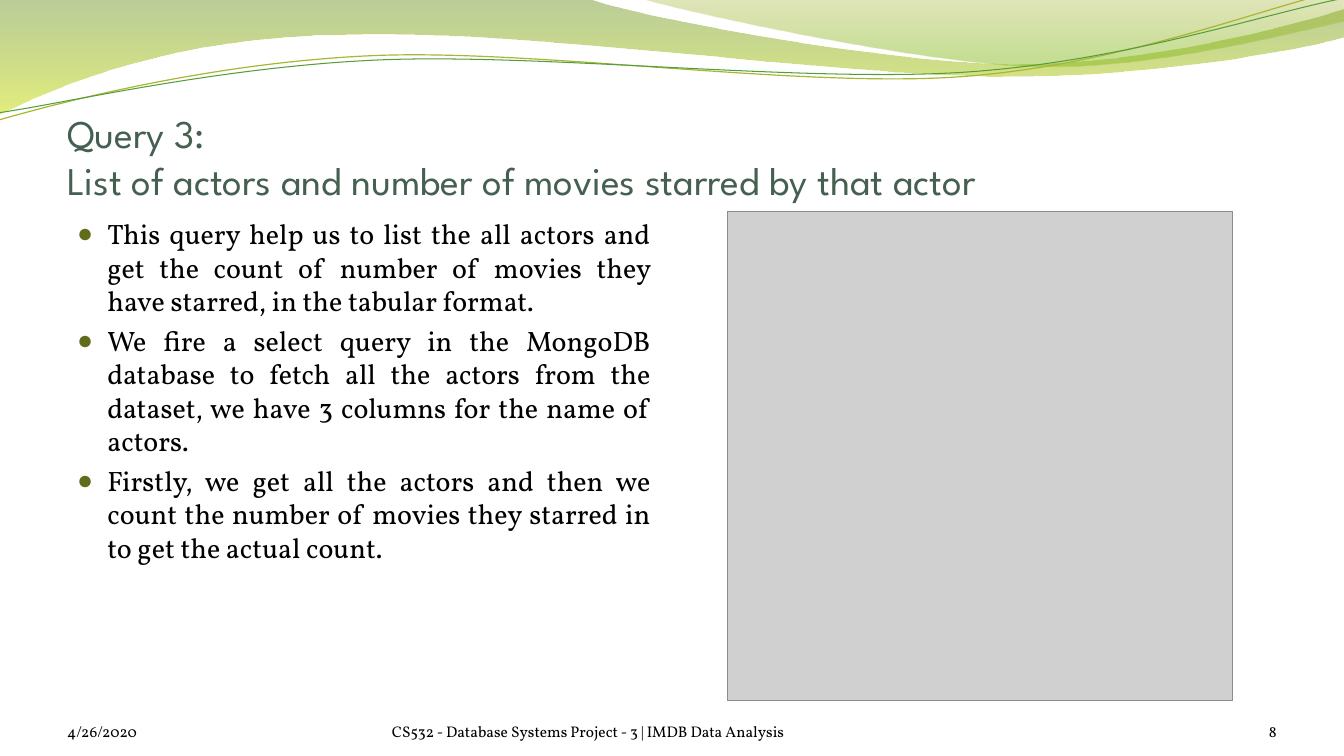
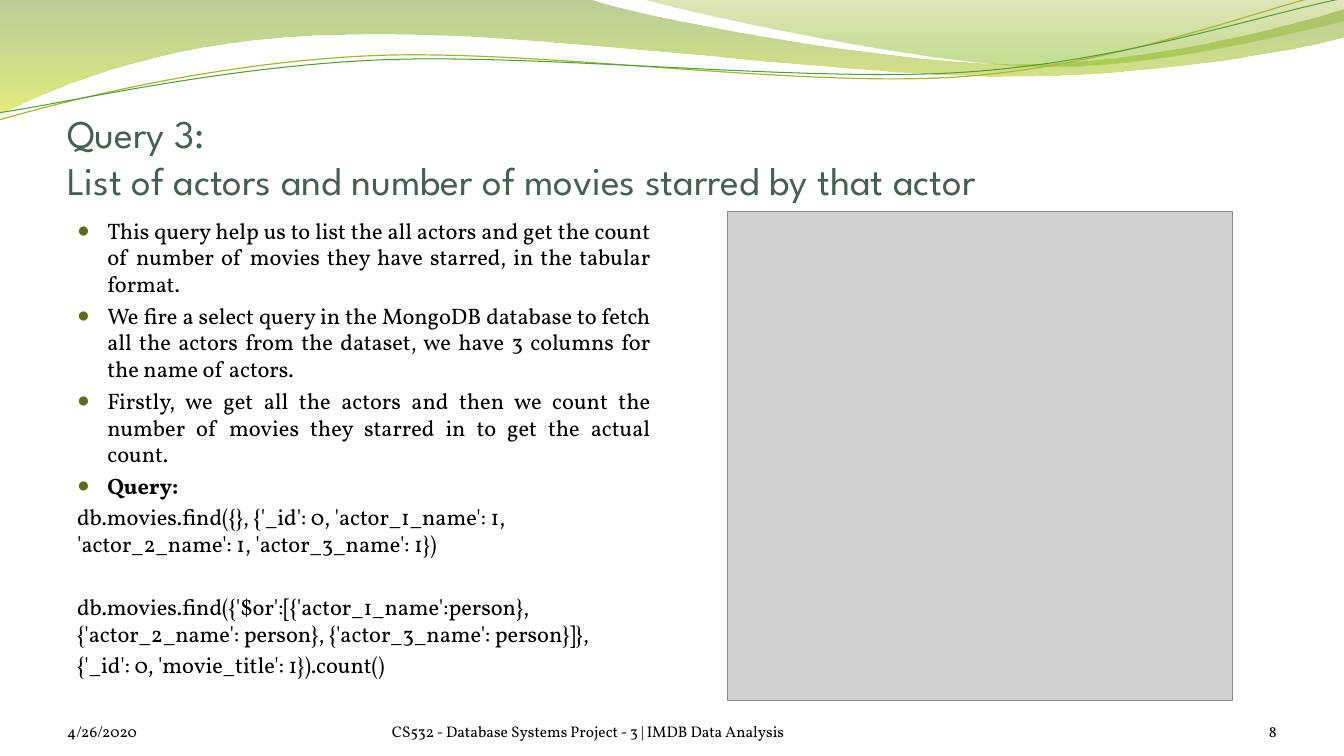
Before and after one commit to satrio-yudhoatmojo/CS532-Database-Systems-Spring-2020, a slide deck: slide 8 of Project-03/docs/saraf-yudhoatmojo_Presentation.pptx. Drawn at 1344x756 pixels with LibreOffice and Linux fonts; fonts in the diff are those of the drawing; grey boxes stand for pictures; background and template pictures are left out. Boxes give left, top, right and bottom in pixels: in the first picture for what was removed or moved away, otherwise in the second. Text is boxed around its words. In the diff, an @@ line names an element or a change of style, - is before the commit and + after.

```diff
--- a/Project-03/docs/saraf-yudhoatmojo_Presentation.pptx
+++ b/Project-03/docs/saraf-yudhoatmojo_Presentation.pptx
@@ text at <box>107,223,651,463</box>: size 20 to 16 pt in "This query help us to list the ...", "We fire a select query in the ...", "Firstly, we get all the actors and ..." @@
@@ text at <box>77,478,589,679</box>: paragraphs added @@
+● Query:
+db.movies.find({}, {'_id': 0, 'actor_1_name': 1, 'actor_2_name': 1, 'actor_3_name': 1})
+db.movies.find({'$or':[{'actor_1_name':person}, {'actor_2_name': person}, {'actor_3_name': person}]},
+{'_id': 0, 'movie_title': 1}).count()
```
Also in this commit, not shown: 8 other slides changed.
